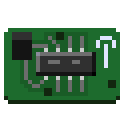
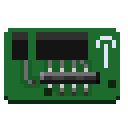
Revision of a layered (128, 128) image; what changed, layer by layer:
painted on "Layer 1" over [28, 32, 100, 96]
